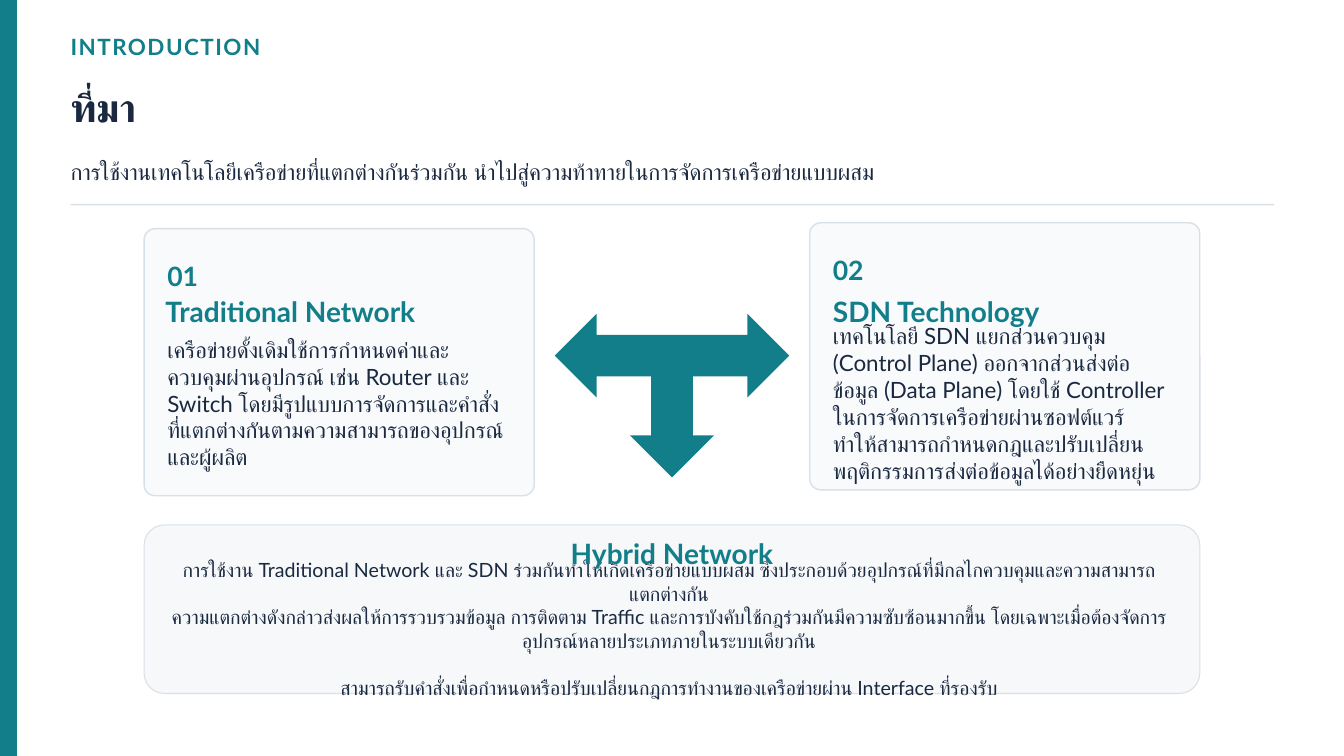
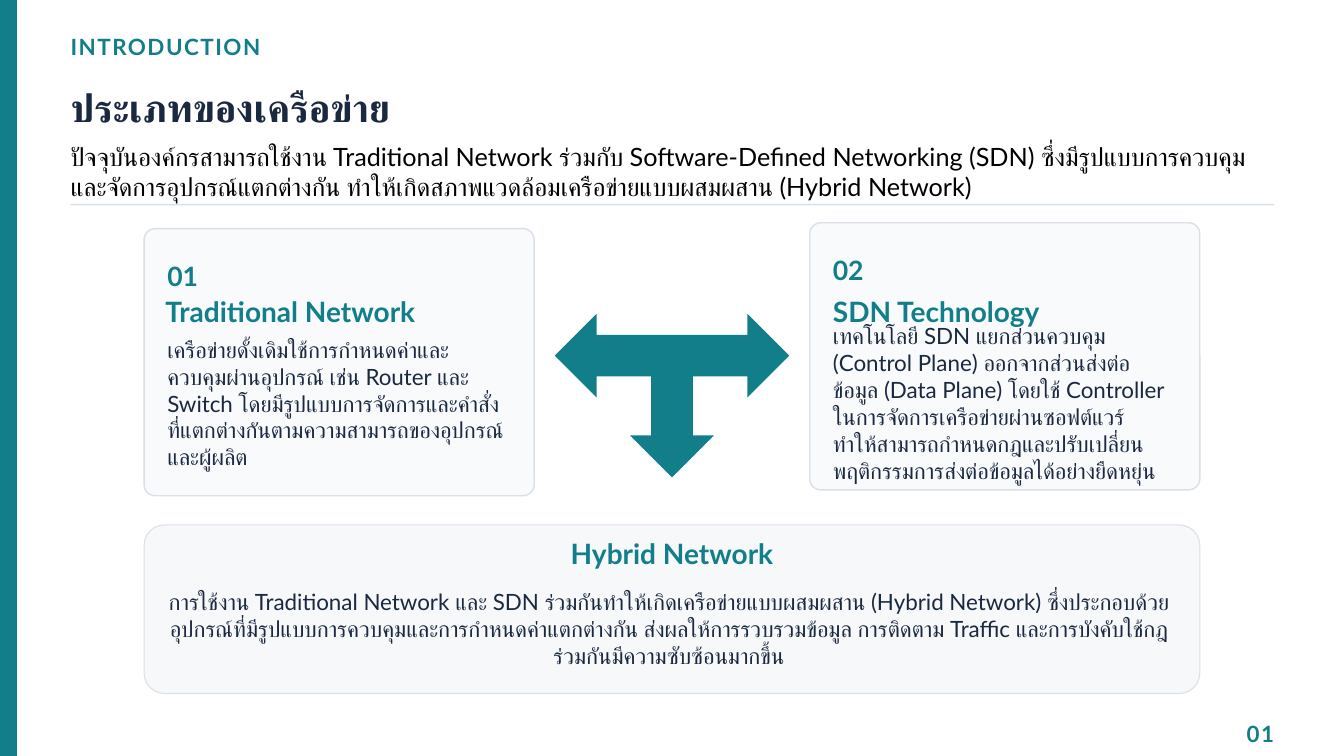
Before and after one commit to Jesadaphoukrongthong/Hybrid-Network-Monitoring-and-Policy-Orchestration-Framework, a slide deck: slide 2 of docs/paper/Hybrid_Framework_Presentation.pptx (slide 3 before the commit). Drawn at 1344x756 pixels with LibreOffice and Linux fonts; fonts in the diff are those of the drawing. Boxes give left, top, right and bottom in pixels: in the first picture for what was removed or moved away, otherwise in the second. Text is boxed around its words. In the diff, an @@ line names an element or a change of style, - is before the commit and + after.

```diff
--- a/docs/paper/Hybrid_Framework_Presentation.pptx
+++ b/docs/paper/Hybrid_Framework_Presentation.pptx
@@ text at [71, 92, 391, 123]: text changed; size 28 to 27.5 pt @@
-ที่มา
+ประเภทของเครือข่าย
@@ text at [71, 146, 1245, 203]: text changed; size 16 to 18 pt; font Open Sans to Lato; text colour #1A2940 to #000000 @@
-การใช้งานเทคโนโลยีเครือข่ายที่แตกต่างกันร่วมกัน นำไปสู่ความท้าทายในการจัดการเครือข่ายแบบผสม
+ปัจจุบันองค์กรสามารถใช้งาน Traditional Network ร่วมกับ Software-Defined Networking (SDN) ซึ่งมีรูปแบบการควบคุมและจัดการอุปกรณ์แตกต่างกัน ทำให้เกิดสภาพแวดล้อมเครือข่ายแบบผสมผสาน (Hybrid Network)
@@ text at [169, 592, 1169, 664]: text changed; size 14 to 16 pt @@
-การใช้งาน Traditional Network และ SDN ร่วมกันทำให้เกิดเครือข่ายแบบผสม ซึ่งประกอบด้วยอุปกรณ์ที่มีกลไกควบคุมและความสามารถแตกต่างกัน
-ความแตกต่างดังกล่าวส่งผลให้การรวบรวมข้อมูล การติดตาม Traffic และการบังคับใช้กฎร่วมกันมีความซับซ้อนมากขึ้น โดยเฉพาะเมื่อต้องจัดการอุปกรณ์หลายประเภทภายในระบบเดียวกัน
-สามารถรับคำสั่งเพื่อกำหนดหรือปรับเปลี่ยนกฎการทำงานของเครือข่ายผ่าน Interface ที่รองรับ
+การใช้งาน Traditional Network และ SDN ร่วมกันทำให้เกิดเครือข่ายแบบผสมผสาน (Hybrid Network) ซึ่งประกอบด้วยอุปกรณ์ที่มีรูปแบบการควบคุมและการกำหนดค่าแตกต่างกัน ส่งผลให้การรวบรวมข้อมูล การติดตาม Traffic และการบังคับใช้กฎร่วมกันมีความซับซ้อนมากขึ้น
@@ text added at [1247, 725, 1274, 742], 16 pt, text #127E8A, bold @@
+01
```
Also in this commit, not shown: 12 other slides changed, 4 slides added, 8 slides removed, 6 other files.
